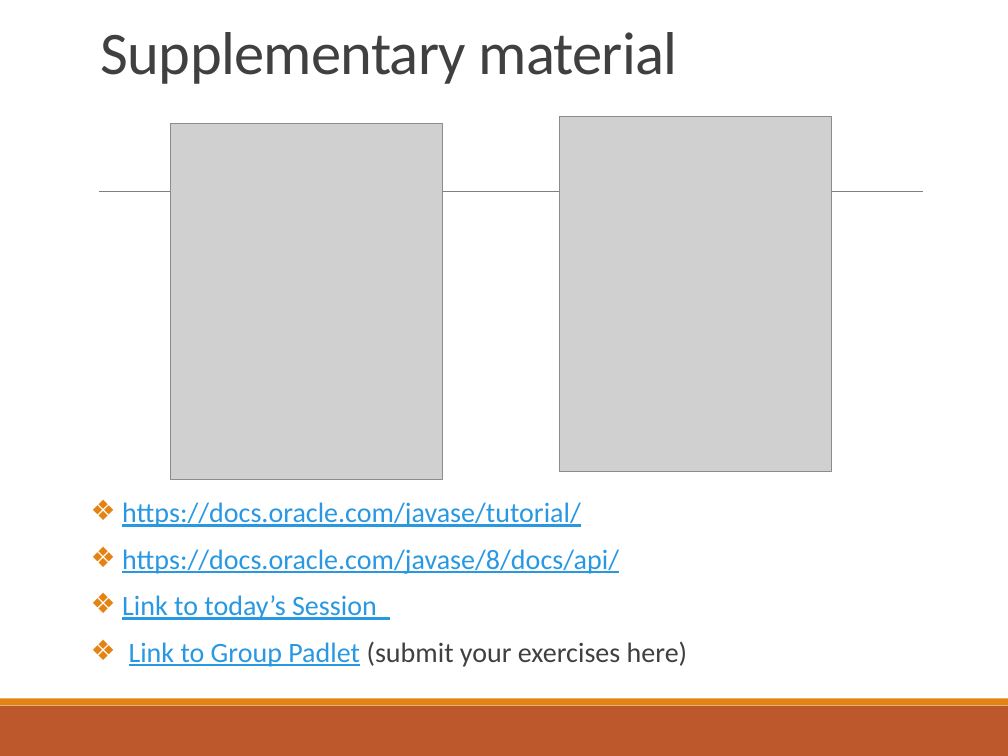
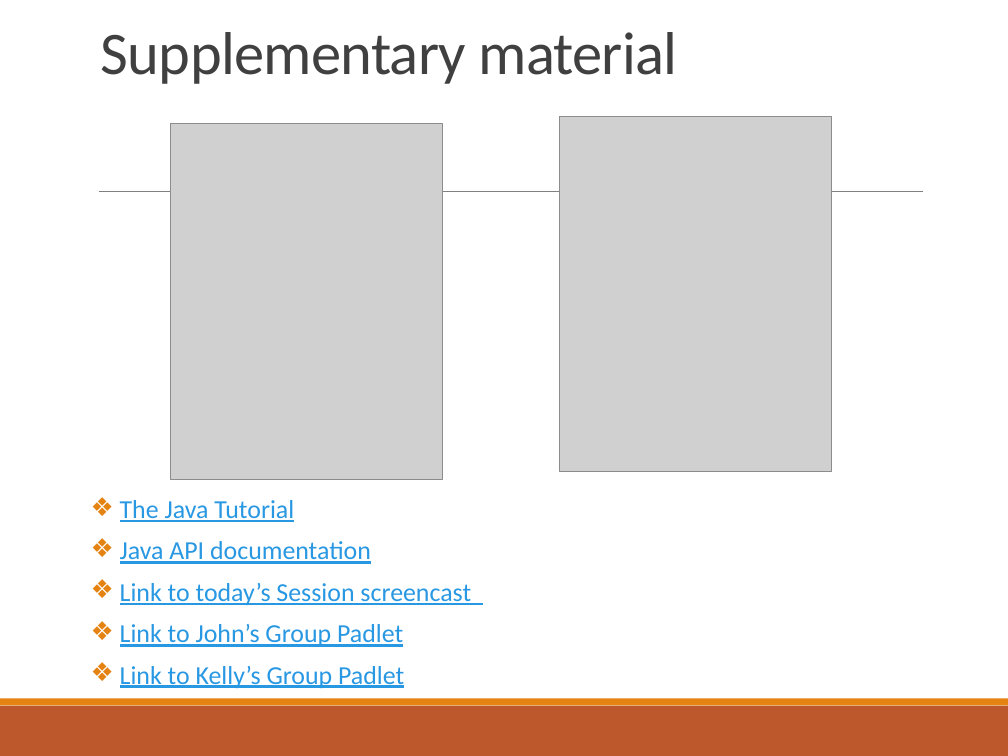
Before and after one commit to deeperj/dillinger, a slide deck: slide 30 of thesis/ukapp2/wqu_isc/sofware_design/Javabc02.pptx (slide 29 before the commit). Drawn at 1008x756 pixels with LibreOffice and Linux fonts; fonts in the diff are those of the drawing; grey boxes stand for pictures. Boxes give left, top, right and bottom in pixels: in the first picture for what was removed or moved away, otherwise in the second. Text is boxed around its words. In the diff, an @@ line names an element or a change of style, - is before the commit and + after.

Commit message:
java11

```diff
--- a/thesis/ukapp2/wqu_isc/sofware_design/Javabc02.pptx
+++ b/thesis/ukapp2/wqu_isc/sofware_design/Javabc02.pptx
@@ text at (120,500,471,688): text changed; size 20 to 18.5 pt @@
-❖ https://docs.oracle.com/javase/tutorial/
-❖ https://docs.oracle.com/javase/8/docs/api/
-❖ Link to today’s Session
-❖ Link to Group Padlet (submit your exercises here)
+❖ The Java Tutorial
+❖ Java API documentation
+❖ Link to today’s Session screencast
+❖ Link to John’s Group Padlet
+❖ Link to Kelly’s Group Padlet
```
Also in this commit, not shown: 2 other slides changed, 1 slide added, 9 other files.
